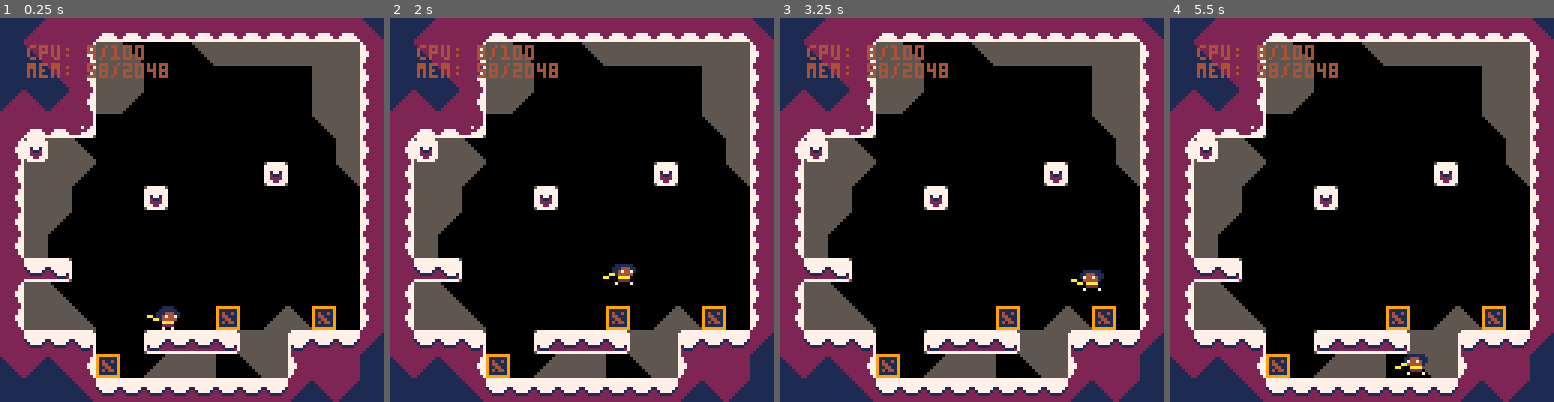
Above: before the commit, frames 1-4 (left to right).
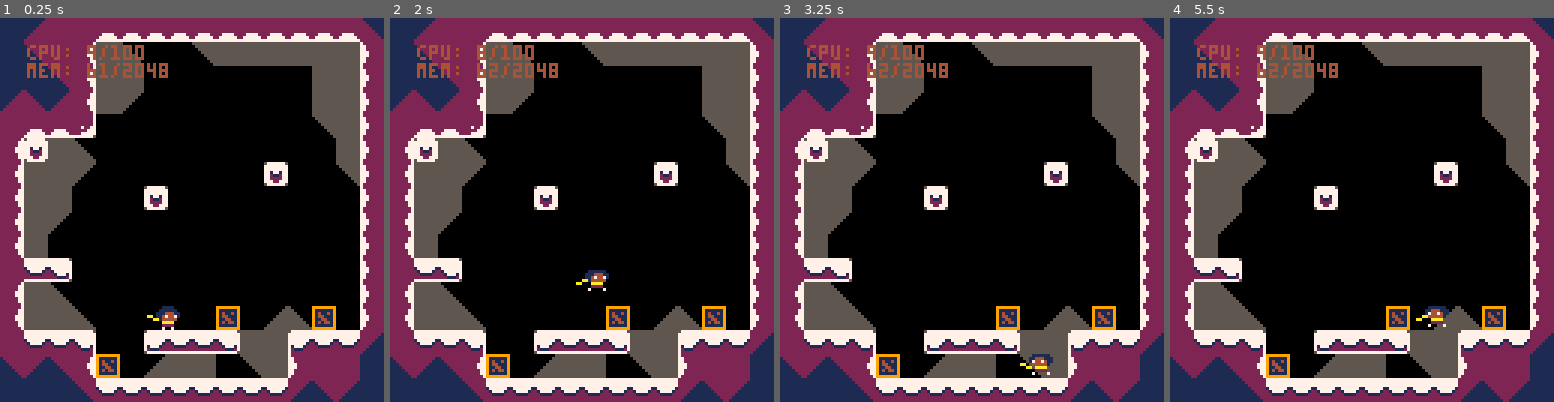
Above: after the commit, the same moments.

Repository: ExOK/Celeste2
Game: PICO-8 cartridge celeste2.p8
Two runs of this game, one before a commit and one after it. Both use one fixed random seed, a clock stepped at 60 frames per second and the inputs below.
Inputs:
- Up to frame 1 (0.25 s): no input
- Up to frame 2 (2 s): tap X (X key) at 0.33, 1.07, 1.85 s; tap O (Z key) at 0.7, 1.7 s; hold Right from 1.6 s (still down)
- Up to frame 3 (3.25 s): release Right at 2.1 s; tap O (Z key) at 2.1, 2.5, 2.9 s; hold Up 2.15-2.42 s; hold Right 2.47-3.03 s; tap X (X key) at 2.97 s; hold Left from 3.08 s (still down)
- Up to frame 4 (5.5 s): tap O (Z key) every 0.4 s from 3.3 to 5.3 s; release Left at 3.58 s; hold Down 3.63-3.97 s; hold Right 4.02-4.68 s; tap X (X key) at 4.08, 5.2 s; hold Up 4.73-5.03 s; hold Left from 5.08 s (still down)

The runs differ from the first frame. In frame 1, less than 0.1% of the frame differs, in the area x 22-29%, y 11-15%; in frame 2, 0.5%; in frame 3, 0.6%, in the area x 22-85%, y 9-93%; in frame 4, 0.6%.

Commit message:
grapple very basics

Diff:
--- a/player.lua
+++ b/player.lua
@@ -5,6 +5,10 @@
 player.jump_grace_y = 0
 player.t_var_jump = 0
 player.var_jump_speed = 0
+player.grapple_x = 0
+player.grapple_y = 0
+player.grapple_dir_x = 0
+player.grapple_dir_y = 0
 
 player.state = 0
 player.frame = 0
@@ -15,6 +19,32 @@
 	self.hit_y = -6
 	self.hit_w = 6
 	self.hit_h = 6
+end
+
+player.start_grapple = function(self)
+	self.state = 1
+
+	self.speed_x = 0
+	self.speed_y = 0
+	self.remainder_x = 0
+	self.remainder_y = 0
+	self.grapple_x = self.x
+	self.grapple_y = self.y - 3
+
+	if (input_y != 0) then
+		self.grapple_dir_x = 0
+		self.grapple_dir_y = input_y
+	elseif (input_x != 0) then
+		self.grapple_dir_x = input_x
+		self.grapple_dir_y = 0
+	else
+		if (self.right) then
+			self.grapple_dir_x = 1
+		else
+			self.grapple_dir_x = -1
+		end
+		self.grapple_dir_y = 0
+	end
 end
 
 player.update = function(self)
@@ -66,17 +96,41 @@
 		end
 
 		-- jumping
-		if (input_jump_pressed > 0) then
-			if (self.jump_grace > 0) then
-				consume_jump_press()
-				self.speed_y = -4
-				self.speed_x += input_x * 0.2
-				self.var_jump_speed = self.speed_y
-				self.t_var_jump = 4
-				self.jump_grace = 0
-				self:move_y(self.jump_grace_y - self.y)
-			end
+		if (self.jump_grace > 0 and consume_jump_press()) then
+			self.speed_y = -4
+			self.speed_x += input_x * 0.2
+			self.var_jump_speed = self.speed_y
+			self.t_var_jump = 4
+			self.jump_grace = 0
+			self:move_y(self.jump_grace_y - self.y)
 		end
+
+		-- throw grapple
+		if (consume_grapple_press()) then
+			self:start_grapple()
+		end
+
+	elseif (self.state == 1) then
+		-- throw grapple state
+
+		-- grapple moves
+		if (self.grapple_dir_x != 0) then
+
+		else
+
+		end
+
+		self.grapple_x += self.grapple_dir_x * 12
+		self.grapple_y += self.grapple_dir_y * 12
+
+		-- release
+		if (not input_grapple) then
+			self.state = 0
+		end
+
+	elseif (self.state == 2) then
+		-- grapple attached state
+
 	end
 
 	-- apply
@@ -122,6 +176,11 @@
 
 	-- draw sprite
 	spr(self.spr, self.x - 4, self.y - 8, 1, 1, not self.right)
+
+	-- draw grapple
+	if (self.state == 1) then
+		line(self.x, self.y - 3, self.grapple_x, self.grapple_y, 7)
+	end
 end
 
 setmetatable(player, lookup)
